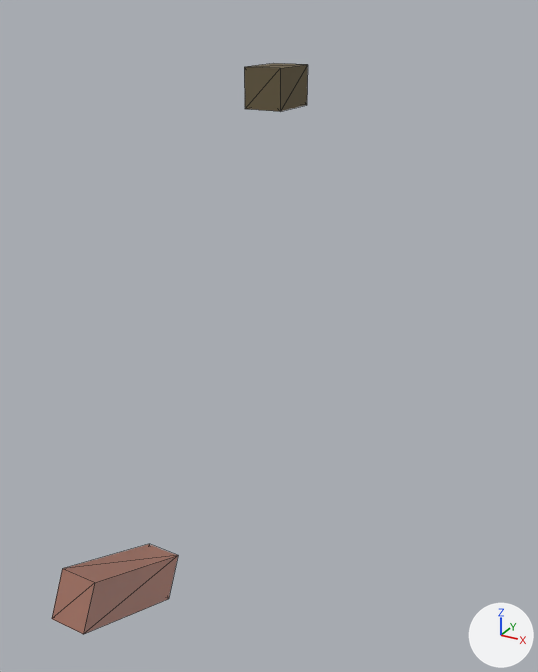
The glTF model assets/export/glB/objects/GP-OBJ-0104-LOD1.glb as it was, and as the next commit left it.
Camera for both pictures: a 50 mm lens placed at (18.8, 66.8, 20.6), pointed at (5.3, 91.4, 8.3). Lighting does not change. The marker at lower right points along +X, +Y and +Z. The first picture is the older version. Mesh edges are drawn as thin lines. Where no turn or scale is listed for an object, it has been applied to the vertices. Vertices at exactly the same position are counted once.

Script lines for the objects in view, before the commit:
```python
mat_material_0 = principled_material('Material_0')
mat_material_0.base_color = (0.147, 0.114, 0.0595)  # brown #6b5f45
mat_material_0.metallic = 0.1
mat_material_0.roughness = 0.8
mat_material_1 = principled_material('Material_1')
mat_material_1.base_color = (0.434, 0.144, 0.0685)  # brown #b06a4a
mat_material_1.metallic = 0.1
mat_material_1.roughness = 0.8
mat_material_1.alpha = 0.6
me_mesh_0 = bpy.data.meshes.new('Mesh_0')
me_mesh_0.from_pydata(...)  # a box spanning x -1.0..1.0, y -1.5..1.5, z -1.0..1.0
me_mesh_0.materials.append(mat_material_0)  # brown #6b5f45
me_mesh_1 = bpy.data.meshes.new('Mesh_1')
me_mesh_1.from_pydata(...)  # 8 vertices, 12 faces; spans x -0.49..0.49, y -1.84..1.84, z -1.31..1.31
me_mesh_1.materials.append(mat_material_1)  # brown #b06a4a
ob_al_mamun_bypass_tunnel = bpy.data.objects.new('Al-Mamun Bypass Tunnel', me_mesh_1)
ob_al_mamun_bypass_tunnel.location = (8.49, 77.81, 7.38)
ob_modern_entrance__al_mamun_tunnel = bpy.data.objects.new('Modern Entrance (Al-Mamun Tunnel)', me_mesh_0)
ob_modern_entrance__al_mamun_tunnel.location = (0.0, 101.84, 17.0)
```
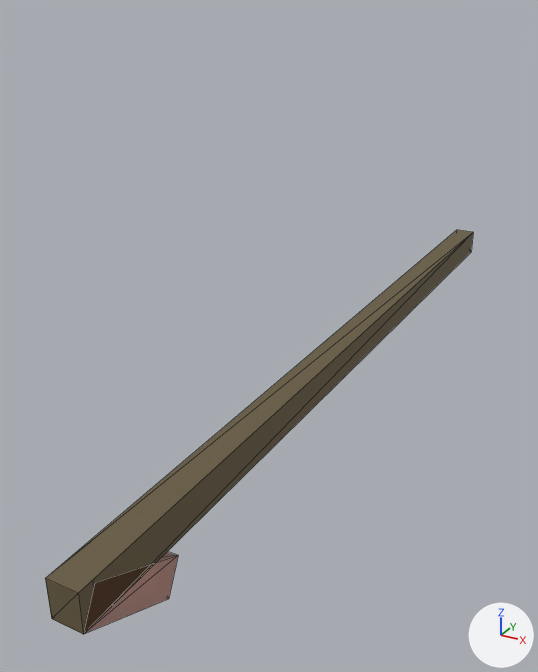
Changed parts and their boxes [x1, y1, x2, y2] in the pictures (538 x 672 px):
'Modern Entrance (Al-Mamun Tunnel)', recoloured, surface changed, reshaped, moved (560% wider, 727% taller): before [244, 63, 308, 111]; after [45, 230, 473, 634]
'Al-Mamun Bypass Tunnel', recoloured, surface changed: [84, 551, 178, 634] in both

Diff of the bpy script that builds the scene:
```diff
--- a/assets/export/glB/objects/GP-OBJ-0104-LOD1.glb.py
+++ b/assets/export/glB/objects/GP-OBJ-0104-LOD1.glb.py
@@ mat_material_0 @@
 mat_material_0 = principled_material('Material_0')
-mat_material_0.base_color = (0.147, 0.114, 0.0595)  # brown #6b5f45
+mat_material_0.base_color = (0.434, 0.144, 0.0685)  # brown #b06a4a
 mat_material_0.metallic = 0.1
 mat_material_0.roughness = 0.8
+mat_material_0.alpha = 0.6
@@ mat_material_1 @@
 mat_material_1 = principled_material('Material_1')
-mat_material_1.base_color = (0.434, 0.144, 0.0685)  # brown #b06a4a
+mat_material_1.base_color = (0.147, 0.114, 0.0595)  # brown #6b5f45
 mat_material_1.metallic = 0.1
 mat_material_1.roughness = 0.8
-mat_material_1.alpha = 0.6
@@ me_mesh_0 @@
 # used by ob_modern_entrance__al_mamun_tunnel
-me_mesh_0.from_pydata(...)  # 8 vertices, 12 faces; spans x -1.0..1.0, y -1.5..1.5, z -1.0..1.0
-me_mesh_0.vertices[0].co = (1.0, -1.5, 1.0)  # pixel (280, 68)
-me_mesh_0.vertices[1].co = (1.0, 1.5, 1.0)  # pixel (307, 64)
-me_mesh_0.vertices[2].co = (1.0, -1.5, -1.0)  # pixel (280, 111)
-me_mesh_0.vertices[3].co = (1.0, 1.5, -1.0)  # pixel (306, 105)
-me_mesh_0.vertices[4].co = (-1.0, 1.5, 1.0)  # pixel (273, 63)
-me_mesh_0.vertices[5].co = (-1.0, -1.5, 1.0)  # pixel (244, 67)
-me_mesh_0.vertices[6].co = (-1.0, 1.5, -1.0)
-me_mesh_0.vertices[7].co = (-1.0, -1.5, -1.0)  # pixel (244, 109)
-me_mesh_0.materials.append(mat_material_0)  # brown #6b5f45
+me_mesh_0.from_pydata(...)  # 8 vertices, 12 faces; spans x -0.49..0.49, y -16.62..16.62, z -0.6..0.6
+# me_mesh_0 part 1
+me_mesh_0.vertices[0].co = (0.49, -16.62, 0.6)  # pixel (78, 593)
+me_mesh_0.vertices[1].co = (0.49, 16.62, 0.6)  # pixel (473, 232)
+me_mesh_0.vertices[2].co = (0.49, -16.62, -0.6)  # pixel (83, 634)
+me_mesh_0.vertices[3].co = (0.49, 16.62, -0.6)  # pixel (471, 252)
+me_mesh_0.vertices[4].co = (-0.49, 16.62, 0.6)  # pixel (456, 229)
+me_mesh_0.vertices[5].co = (-0.49, -16.62, 0.6)  # pixel (45, 578)
+me_mesh_0.vertices[6].co = (-0.49, 16.62, -0.6)
+me_mesh_0.vertices[7].co = (-0.49, -16.62, -0.6)  # pixel (51, 618)
+me_mesh_0.materials.append(mat_material_1)  # brown #6b5f45
@@ me_mesh_1 @@
 me_mesh_1.from_pydata(...)  # 8 vertices, 12 faces; spans x -0.49..0.49, y -1.84..1.84, z -1.31..1.31
-me_mesh_1.materials.append(mat_material_1)  # brown #b06a4a
+me_mesh_1.materials.append(mat_material_0)  # brown #b06a4a
@@ ob_modern_entrance__al_mamun_tunnel @@
 ob_modern_entrance__al_mamun_tunnel = bpy.data.objects.new('Modern Entrance (Al-Mamun Tunnel)', me_mesh_0)
-ob_modern_entrance__al_mamun_tunnel.location = (0.0, 101.84, 17.0)
+ob_modern_entrance__al_mamun_tunnel.location = (8.49, 92.59, 8.21)
```
